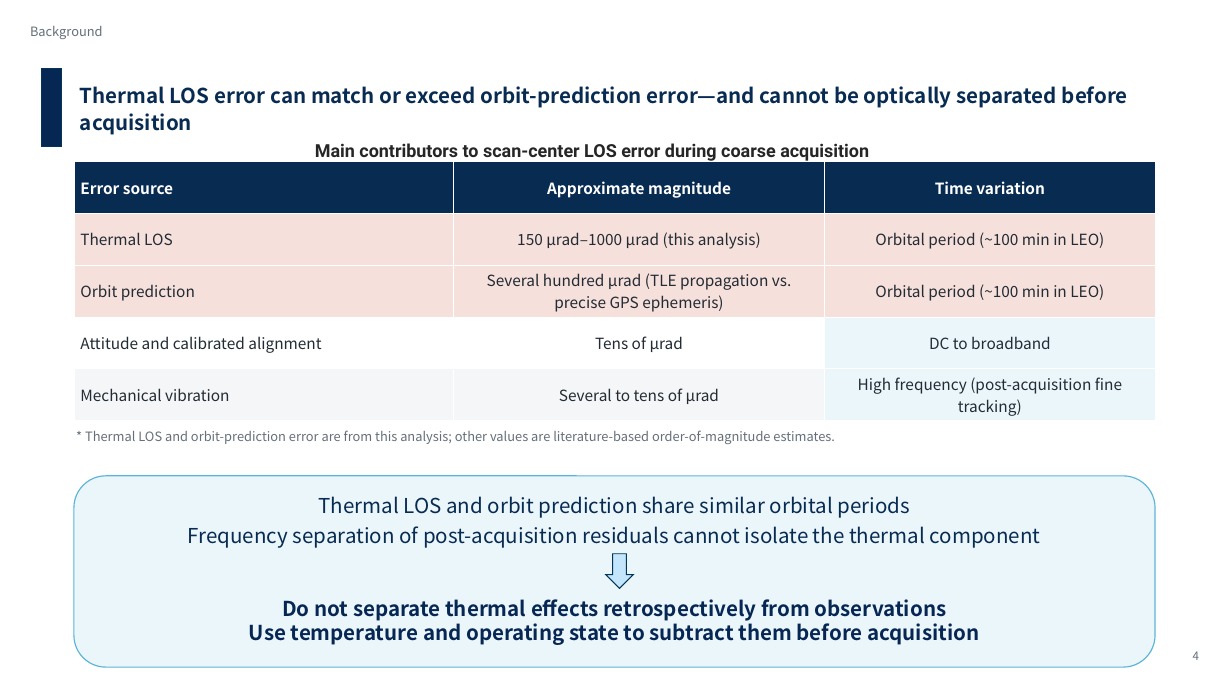
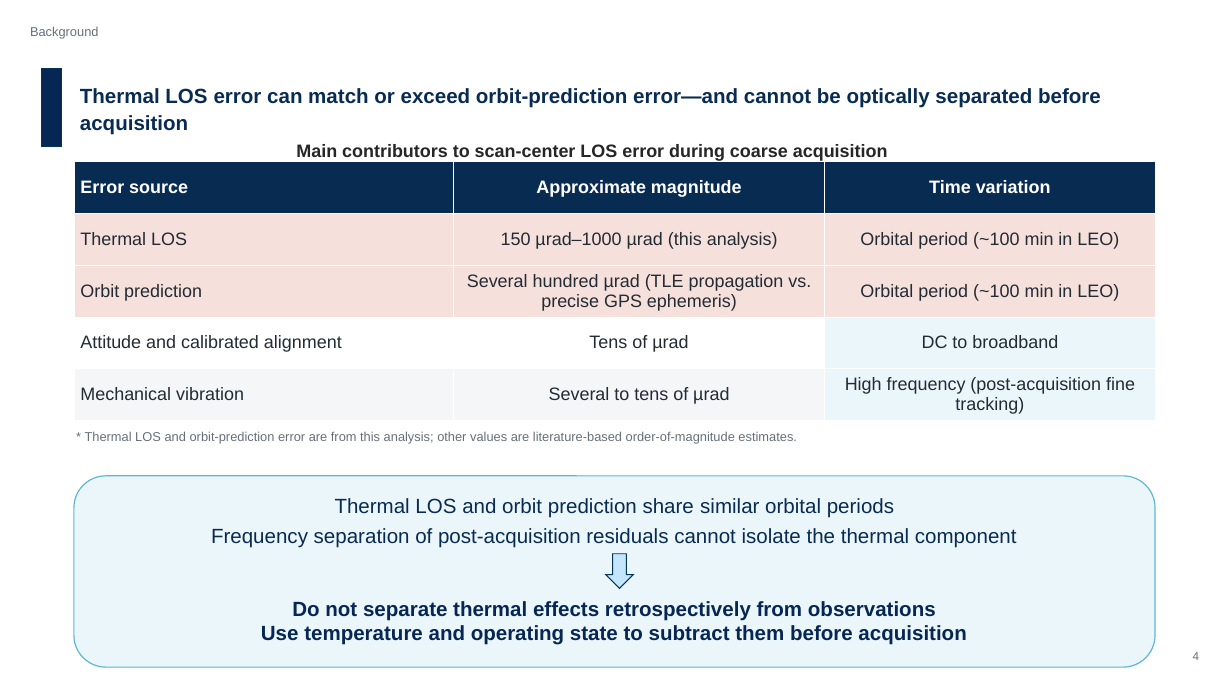
Before and after one commit to Hideki-1029/thermal-deformation-optcomm, a slide deck: slide 4 of papers/ICSO/slides/en_ICSO2026_slides_takamoto.pptx. Drawn at 1232x693 pixels with LibreOffice and Linux fonts; fonts in the diff are those of the drawing; background and template pictures are left out. Boxes give left, top, right and bottom in pixels: in the first picture for what was removed or moved away, otherwise in the second. Text is boxed around its words. In the diff, an @@ line names an element or a change of style, - is before the commit and + after.

```diff
--- a/papers/ICSO/slides/en_ICSO2026_slides_takamoto.pptx
+++ b/papers/ICSO/slides/en_ICSO2026_slides_takamoto.pptx
@@ font Noto Sans CJK JP to Arial in 5 elements at (30, 26, 99, 39), (85, 431, 797, 443), (211, 498, 1017, 548), (261, 601, 966, 645), (80, 88, 1101, 135) @@
@@ text "Main contributors to scan-center LOS ..." at (296, 144, 888, 161): font Roboto to Arial @@
@@ table at (74, 162, 1155, 421) @@
@@ size 24 to 28 pt, font Noto Sans CJK JP to Arial @@
```
Also in this commit, not shown: 14 other slides changed, 1 other file.
